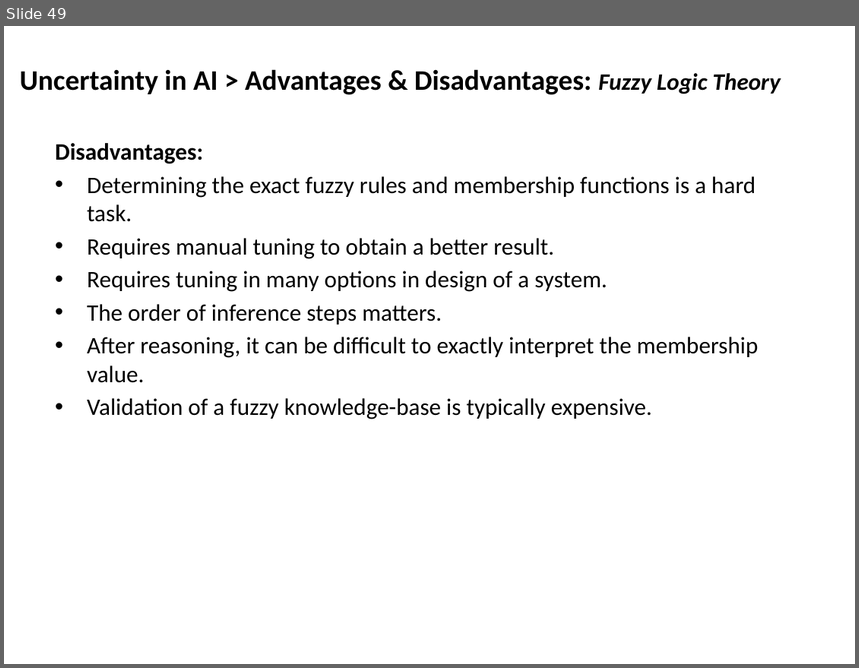
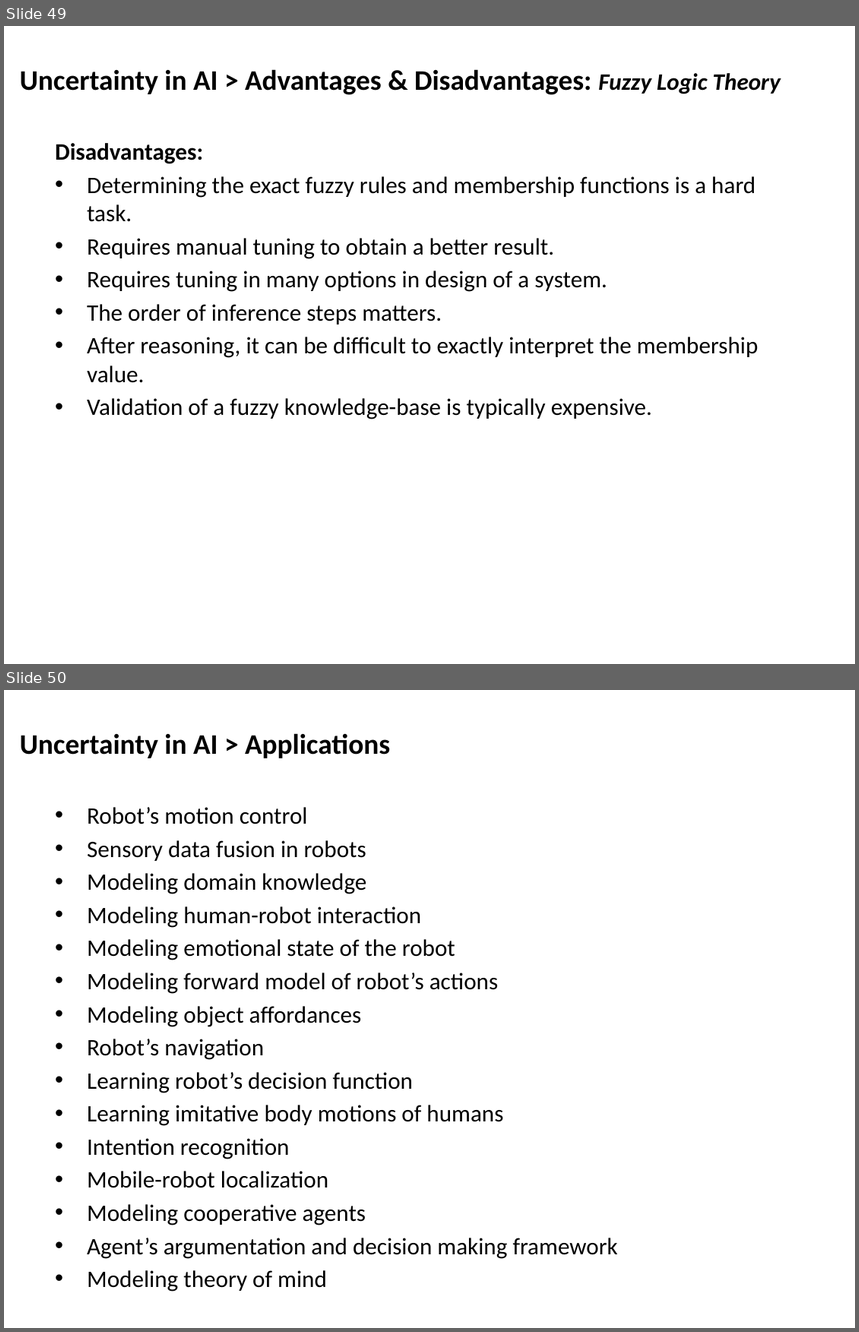
Before and after one commit to mshayganfar/CompExam1, a slide deck: presentation/PhD-comprehensive-exam.pptx. Shown one above the other, each under a label of ours: slide 49 before the commit, slides 49 and 50 after it. The pictures are 859x668 and 859x1332 pixels, drawn with LibreOffice and Linux fonts; fonts in the diff are those of the drawing. Boxes give left, top, right and bottom in pixels: in the first picture for what was removed or moved away, otherwise in the second. Text is boxed around its words. In the diff, an @@ line names an element or a change of style, - is before the commit and + after.

```diff
--- a/presentation/PhD-comprehensive-exam.pptx
+++ b/presentation/PhD-comprehensive-exam.pptx
@@ slide 50 added at box(4, 690, 855, 1328), background #FFFFFF @@
@@ text added at box(20, 733, 390, 758), 24 pt, text #000000, bold @@
+Uncertainty in AI > Applications
@@ text added at box(87, 807, 618, 1292), 20 pt, text #000000 @@
+• Robot’s motion control
+• Sensory data fusion in robots
+• Modeling domain knowledge
+• Modeling human-robot interaction
+• Modeling emotional state of the robot
+• Modeling forward model of robot’s actions
+• Modeling object affordances
+• Robot’s navigation
+• Learning robot’s decision function
+• Learning imitative body motions of humans
+• Intention recognition
+• Mobile-robot localization
+• Modeling cooperative agents
+• Agent’s argumentation and decision making framework
+• Modeling theory of mind
```
Also in this commit, not shown: 1 other slide added.
